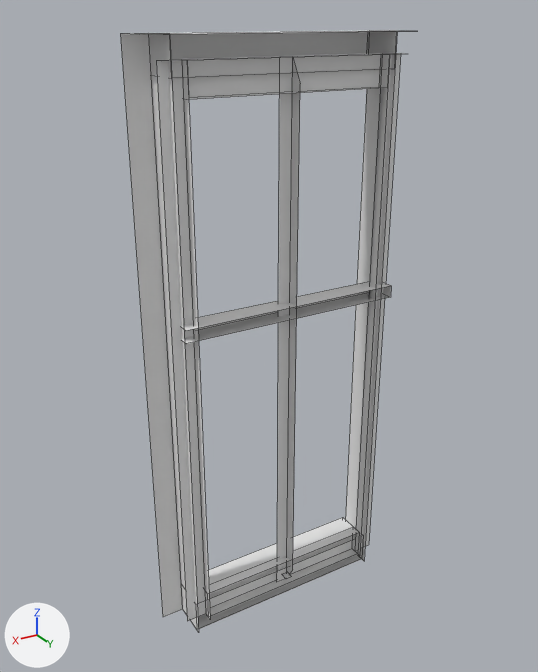
The OBJ model CityEngineWorkspace/assets/facades/palazzo/elem_window_frame.obj: old version first, new version second.
Camera for both pictures: a 50 mm camera at (23.3, 2.19, -3.75) aimed at (21.95, -0.07, -4.88). The axes (+X, +Y, +Z) are drawn at lower left. The lights are the same throughout. Mesh edges are drawn as thin lines. Where no turn or scale is listed for an object, it has been applied to the vertices. Vertices at the same position are counted once.

Names of what the first picture shows: 'elem_window_frame'.
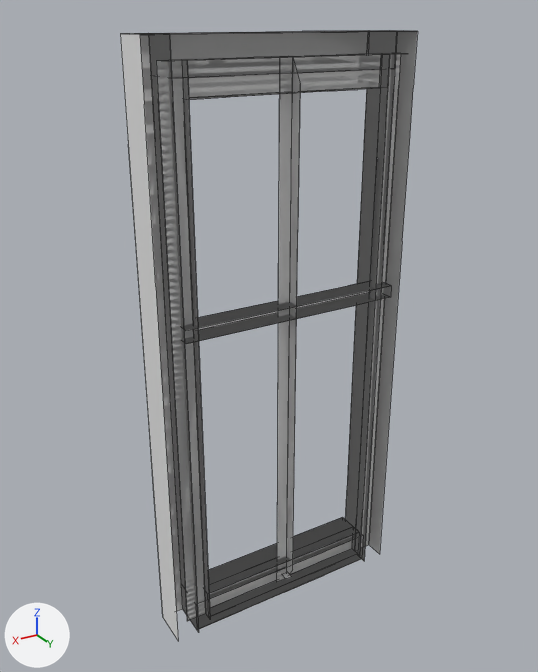
Location of each change, [x1, y1, x2, y2] in pixels of the pictures (538 x 672 px):
```json
{"object": "elem_window_frame", "change": "reshaped", "before": [121, 30, 405, 632], "after": [121, 30, 418, 640]}
{"part": 1, "of": "me_elem_window_frame", "change": "added", "after": [121, 30, 418, 640]}
```

Edits to the scene script, one JSON object a line:
```json
{"block": "me_elem_window_frame", "where": "# used by ob_elem_window_frame; location = (0.0, 0.0, 0.0)"}
{"op": "remove", "block": "me_elem_window_frame", "code": "me_elem_window_frame.from_pydata(...)  # 82 vertices, 41 faces; spans x 21.41..22.44, y -0.13..0.07, z -6.07..-3.8"}
{"op": "remove", "block": "me_elem_window_frame", "code": "me_elem_window_frame.materials.append(mat_lambert3sg)  # white #e7e7e7"}
{"op": "remove", "block": "me_elem_window_frame", "code": "me_elem_window_frame.materials.append(mat_lambert2sg)  # white #e7e7e7"}
{"op": "add", "block": "me_elem_window_frame", "code": "me_elem_window_frame.from_pydata(...)  # 288 vertices, 83 faces; spans x 21.41..22.44, y -0.13..0.07, z -6.07..-3.8"}
{"block": "me_elem_window_frame", "change": "me_elem_window_frame part 1"}
{"block": "me_elem_window_frame", "change": "160 vertices are added at x 21.41..22.44, y -0.13..0.07, z -6.07..-3.8"}
{"block": "me_elem_window_frame", "change": "12 new vertices lie (0.0, 0.08, 0.0) away from vertices in x 21.41..22.44, y -0.13..-0.11, z -6.07..-3.8"}
{"block": "me_elem_window_frame", "change": "6 new vertices lie (0.0, 0.0, 0.06) away from vertices in x 21.5..22.35, y -0.13..0.0, z -6.07..-3.92"}
{"block": "me_elem_window_frame", "change": "6 new vertices lie (-0.04, 0.0, 0.0) away from vertices in x 21.5..22.44, y 0.02..0.06, z -3.87..-3.8"}
{"block": "me_elem_window_frame", "change": "5 new vertices lie (0.0, 0.0, -0.19) away from vertices in x 21.41..22.44, y 0.02..0.04, z -3.88..-3.8"}
{"block": "me_elem_window_frame", "change": "5 new vertices lie (0.0, 0.0, -0.19) away from vertices in x 21.41..22.44, y 0.02..0.04, z -4.07..-3.99"}
{"block": "me_elem_window_frame", "change": "6 new vertices lie (0.0, 0.0, 0.18) away from vertices in x 21.54..22.31, y 0.02, z -5.83..-4.59"}
{"block": "me_elem_window_frame", "change": "6 new vertices lie (0.0, 0.0, 0.24) away from vertices in x 21.54..22.31, y 0.06, z -6.01..-4.59"}
{"block": "me_elem_window_frame", "change": "42 new faces join them"}
```
